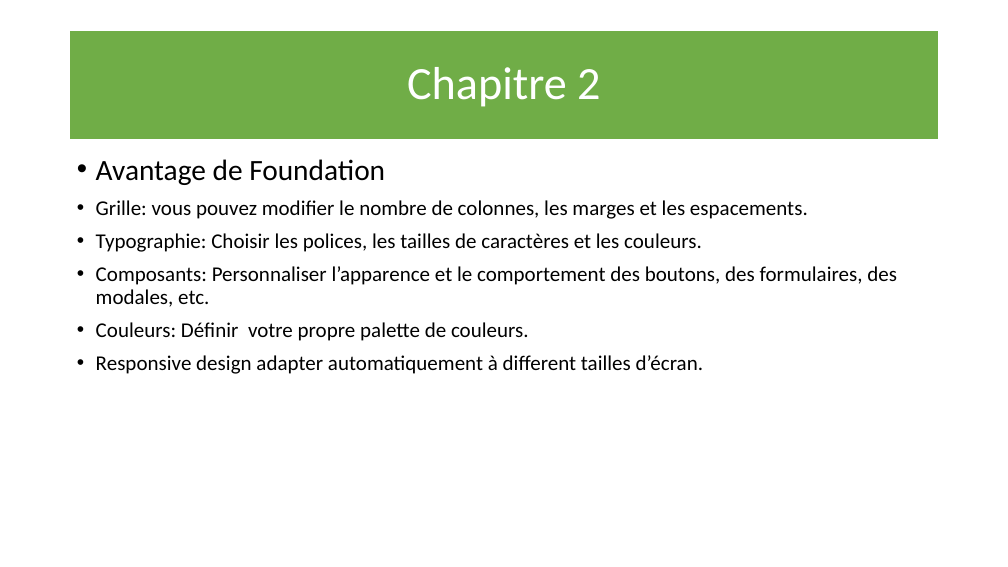
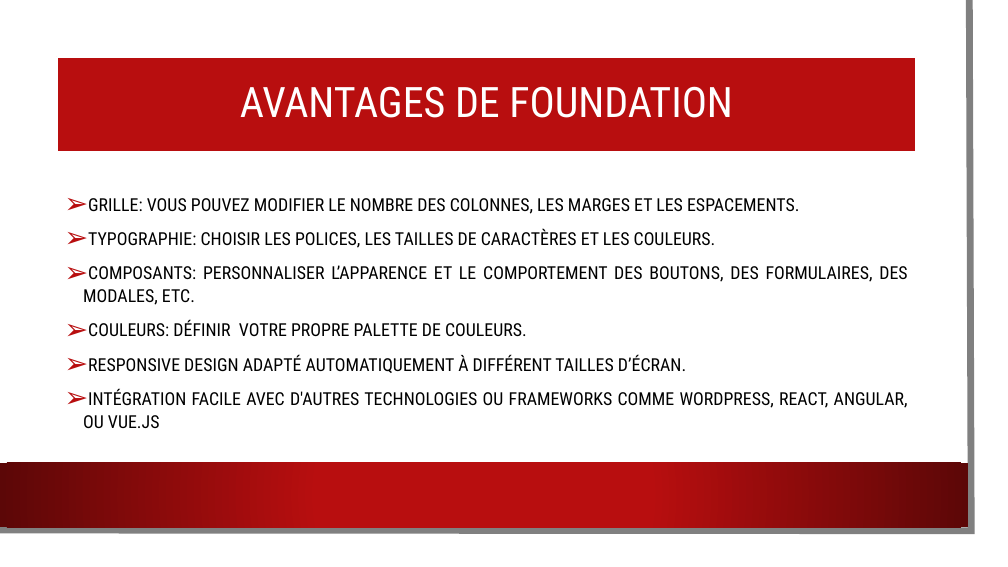
Before and after one commit to annice20/Foundation-expose, a slide deck: slide 5 of FRAMEWORK fOUNDATION.pptx (slide 3 before the commit). Drawn at 1008x567 pixels with LibreOffice and Linux fonts; fonts in the diff are those of the drawing; background and template pictures are left out. Boxes give left, top, right and bottom in pixels: in the first picture for what was removed or moved away, otherwise in the second. Text is boxed around its words. In the diff, an @@ line names an element or a change of style, - is before the commit and + after.

```diff
--- a/FRAMEWORK fOUNDATION.pptx
+++ b/FRAMEWORK fOUNDATION.pptx
@@ rectangle added at bbox=[0, 0, 991, 550], fill #FFFFFF @@
@@ freeform shape added at bbox=[0, 0, 972, 531], outline #808080 6.5 pt @@
@@ title "CHAPITRE AVANTAGES DE FOUNDATION +++++++++++++++++++++++++++": place and size @@
-title "CHAPITRE AVANTAGES DE FOUNDATION +++++++++++++++++++++++++++" at bbox=[70, 30, 939, 140]
+title "CHAPITRE AVANTAGES DE FOUNDATION +++++++++++++++++++++++++++" at bbox=[57, 57, 917, 152]
@@ title "CHAPITRE AVANTAGES DE FOUNDATION +++++++++++++++++++++++++++" at bbox=[57, 57, 917, 152]: fill #70AD47 to #B80E0F; outline #FFFFFF 1.5 pt to #FFFFFF 2 pt @@
@@ title at bbox=[240, 86, 733, 118]: text changed; size 44 to 54 pt; font Calibri to Roboto Condensed @@
-Chapitre
-Chapitre 2
-++++++++++++++++++++++++++++++2
+CHAPITRE
+AVANTAGES DE FOUNDATION
++++++++++++++++++++++++++++
@@ text "GRILLE: VOUS POUVEZ MODIFIER LE ..." at bbox=[83, 198, 908, 428]: vertical alignment top to middle @@
@@ text at bbox=[83, 198, 908, 428]: text changed; size 20 to 17 pt; font Calibri to Roboto Condensed @@
-• Avantage de Foundation
-• Grille: vous pouvez modifier le nombre de colonnes, les marges et les espacements.
-• Typographie: Choisir les polices, les tailles de caractères et les couleurs.
-• Composants: Personnaliser l’apparence et le comportement des boutons, des formulaires, des modales, etc.
-• Couleurs: Définir votre propre palette de couleurs.
-• Responsive design adapter automatiquement à different tailles d’écran.
+➢ GRILLE: VOUS POUVEZ MODIFIER LE NOMBRE DES COLONNES, LES MARGES ET LES ESPACEMENTS.
+➢ TYPOGRAPHIE: CHOISIR LES POLICES, LES TAILLES DE CARACTÈRES ET LES COULEURS.
+➢ COMPOSANTS: PERSONNALISER L’APPARENCE ET LE COMPORTEMENT DES BOUTONS, DES FORMULAIRES, DES MODALES, ETC.
+➢ COULEURS: DÉFINIR VOTRE PROPRE PALETTE DE COULEURS.
+➢ RESPONSIVE DESIGN ADAPTÉ AUTOMATIQUEMENT À DIFFÉRENT TAILLES D’ÉCRAN.
+➢ INTÉGRATION FACILE AVEC D'AUTRES TECHNOLOGIES OU FRAMEWORKS COMME WORDPRESS, REACT, ANGULAR, OU VUE.JS
@@ rectangle added at bbox=[0, 463, 968, 527], fill gradient #B80E0F to #5C0707 @@
```
Also in this commit, not shown: 4 other slides changed, 5 slides added.
